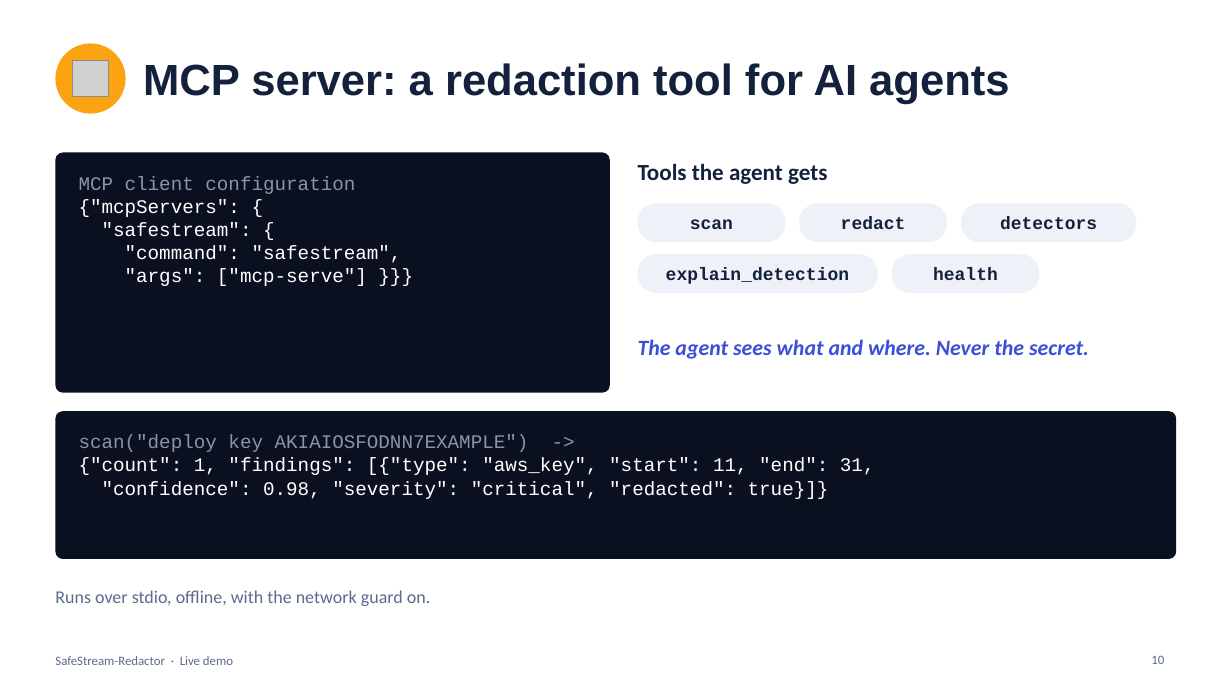
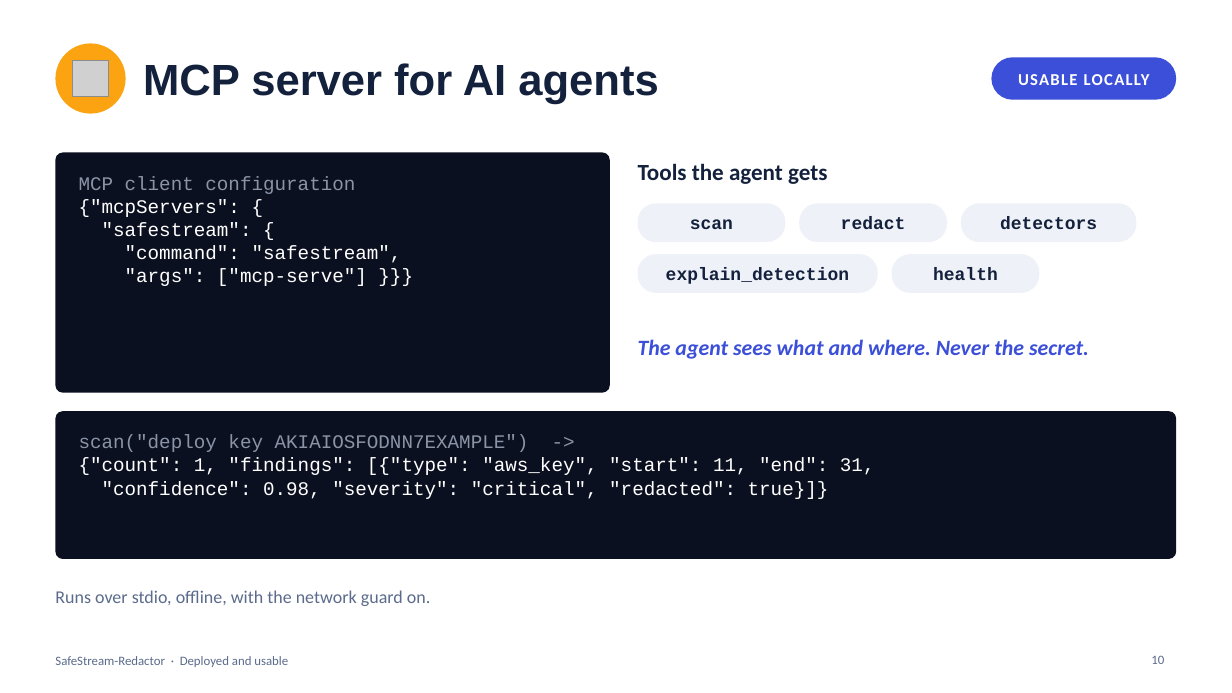
Before and after one commit to MounishSenisetty/SafeStream-Redactor, a slide deck: slide 10 of docs/SafeStream-Redactor-Demo.pptx. Drawn at 1232x693 pixels with LibreOffice and Linux fonts; fonts in the diff are those of the drawing; grey boxes stand for pictures. Boxes give left, top, right and bottom in pixels: in the first picture for what was removed or moved away, otherwise in the second. Text is boxed around its words. In the diff, an @@ line names an element or a change of style, - is before the commit and + after.

```diff
--- a/docs/SafeStream-Redactor-Demo.pptx
+++ b/docs/SafeStream-Redactor-Demo.pptx
@@ rounded rectangle added at bbox=[992, 57, 1177, 100], fill #3B4FD8 @@
@@ title at bbox=[143, 63, 658, 104]: text changed @@
-MCP server: a redaction tool for AI agents
+MCP server for AI agents
@@ text added at bbox=[1018, 74, 1150, 85], 13 pt, text #FFFFFF, bold @@
+USABLE LOCALLY
@@ text at bbox=[55, 656, 288, 667]: text changed @@
-SafeStream-Redactor · Live demo
+SafeStream-Redactor · Deployed and usable
```
Also in this commit, not shown: 14 other slides changed, 1 slide added, 1 slide removed.
